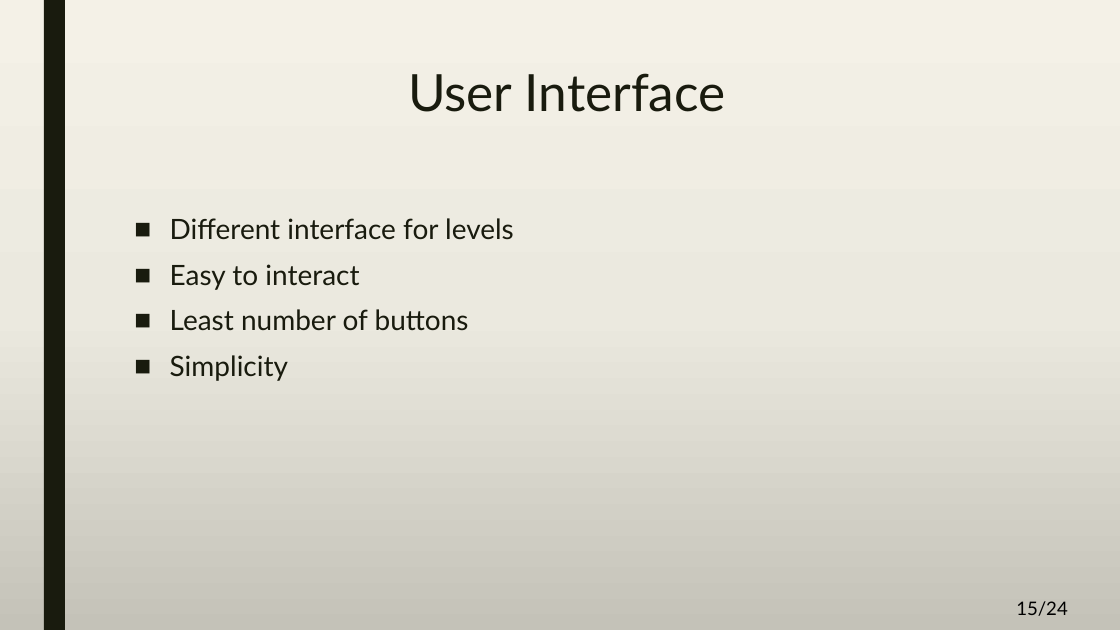
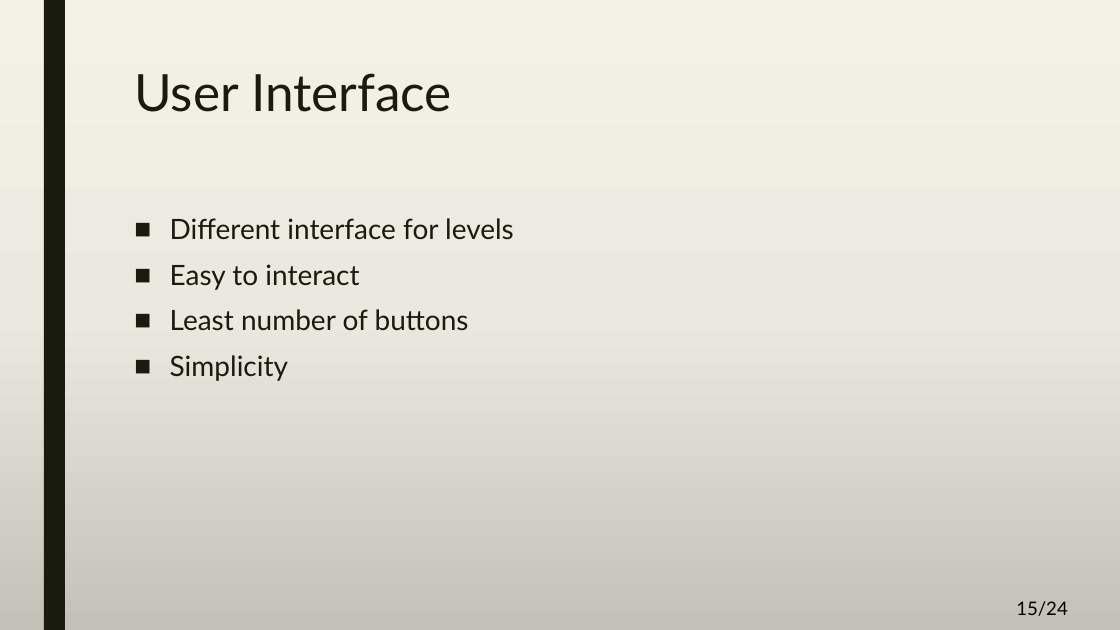
Before and after one commit to A-3li/Capstone, a slide deck: slide 15 of Final.pptx. Drawn at 1120x630 pixels with LibreOffice and Linux fonts; fonts in the diff are those of the drawing. Boxes give left, top, right and bottom in pixels: in the first picture for what was removed or moved away, otherwise in the second. Text is boxed around its words. In the diff, an @@ line names an element or a change of style, - is before the commit and + after.

```diff
--- a/Final.pptx
+++ b/Final.pptx
@@ title "User Interface" at (134, 73, 452, 112): alignment centre to left @@
```
Also in this commit, not shown: 7 other slides changed.
